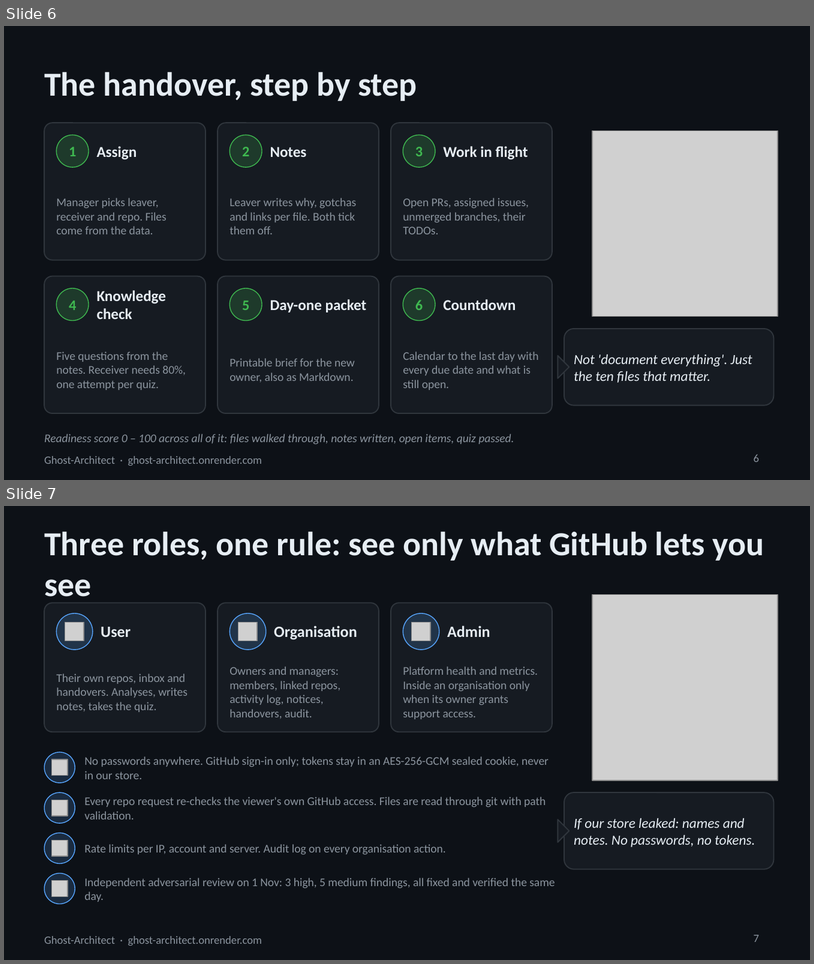
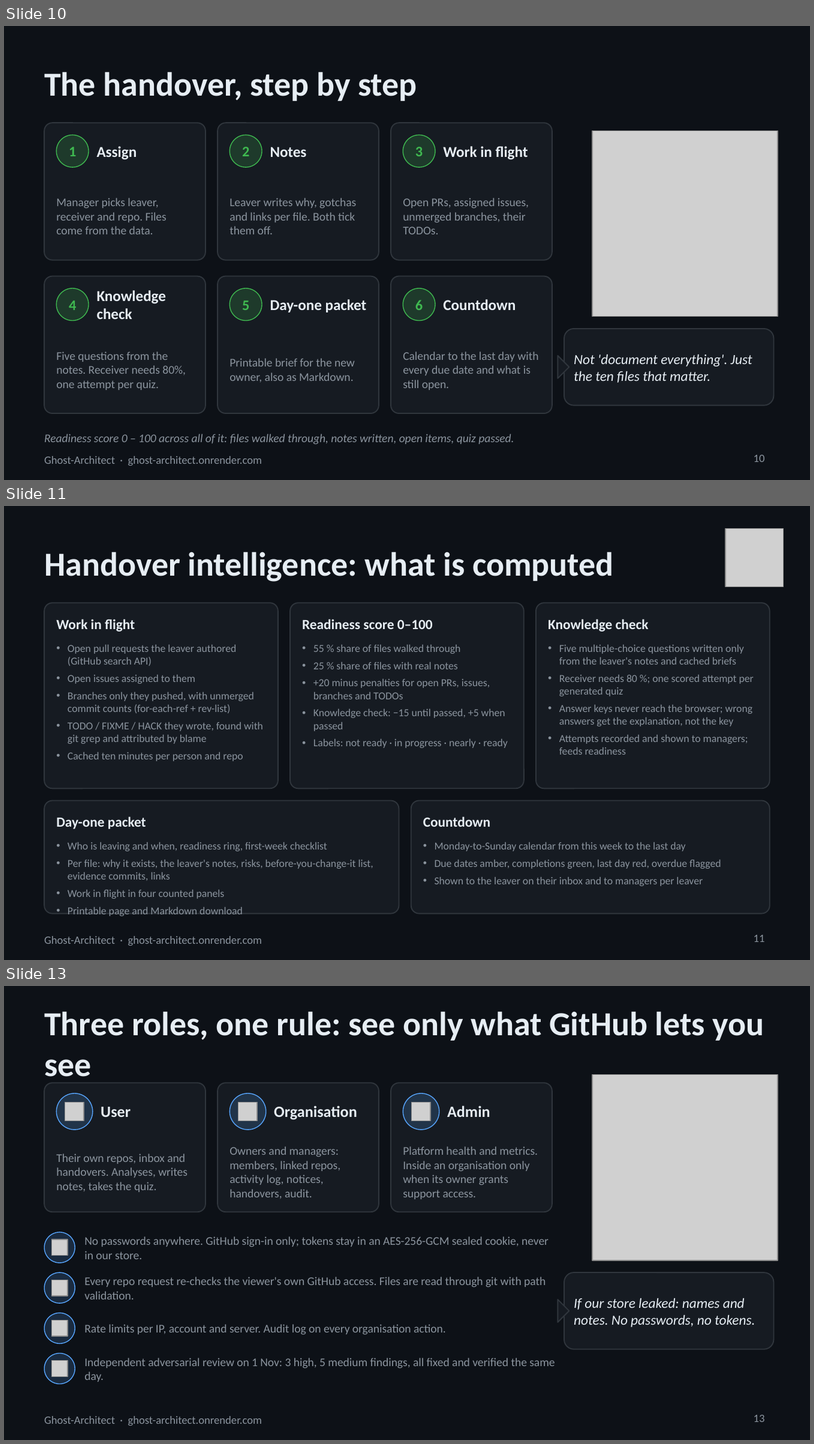
Before and after one commit to yabhinav1/ghost-architect, a slide deck: docs/Ghost-Architect-overview.pptx. Shown one above the other, each under a label of ours: slides 6 and 7 before the commit, slides 10, 11 and 13 after it; the slides between them are not shown. The pictures are 814x964 and 814x1444 pixels, drawn with LibreOffice and Linux fonts; fonts in the diff are those of the drawing; grey boxes stand for pictures. Boxes give left, top, right and bottom in pixels: in the first picture for what was removed or moved away, otherwise in the second. Text is boxed around its words. In the diff, an @@ line names an element or a change of style, - is before the commit and + after.

Commit message:
Deck: 19 slides with architecture, pipeline, explain engine, data model, handover intelligence, permissions matrix, security, email and GitHub actions, deployment and quality

```diff
--- a/docs/Ghost-Architect-overview.pptx
+++ b/docs/Ghost-Architect-overview.pptx
@@ slide 11 added at (4, 506, 810, 960), background #0D1117; not listed: 1 template element that a slide beside it also shows @@
@@ picture added at (726, 529, 784, 586) @@
@@ title added at (44, 552, 614, 582), 30 pt, text #E6EDF3, bold @@
+Handover intelligence: what is computed
@@ rounded rectangle added at (44, 603, 278, 788), fill #161B22, outline #30363D 1 pt @@
@@ rounded rectangle added at (290, 603, 524, 788), fill #161B22, outline #30363D 1 pt @@
@@ rounded rectangle added at (536, 603, 770, 788), fill #161B22, outline #30363D 1 pt @@
@@ text added at (56, 619, 135, 631), 12.5 pt, text #E6EDF3, bold @@
+Work in flight
@@ text added at (302, 619, 433, 629), 12.5 pt, text #E6EDF3, bold @@
+Readiness score 0–100
@@ text added at (548, 619, 649, 631), 12.5 pt, text #E6EDF3, bold @@
+Knowledge check
@@ text added at (68, 645, 263, 761), 9.5 pt, text #8B949E @@
+• Open pull requests the leaver authored (GitHub search API)
+• Open issues assigned to them
+• Branches only they pushed, with unmerged commit counts (for-each-ref + rev-list)
+• TODO / FIXME / HACK they wrote, found with git grep and attributed by blame
+• Cached ten minutes per person and repo
@@ text added at (314, 645, 508, 748), 9.5 pt, text #8B949E @@
+• 55 % share of files walked through
+• 25 % share of files with real notes
+• +20 minus penalties for open PRs, issues, branches and TODOs
+• Knowledge check: −15 until passed, +5 when passed
+• Labels: not ready · in progress · nearly · ready
@@ text added at (560, 645, 754, 754), 9.5 pt, text #8B949E @@
+• Five multiple-choice questions written only from the leaver's notes and cached briefs
+• Receiver needs 80 %; one scored attempt per generated quiz
+• Answer keys never reach the browser; wrong answers get the explanation, not the key
+• Attempts recorded and shown to managers; feeds readiness
@@ rounded rectangle added at (44, 801, 399, 913), fill #161B22, outline #30363D 1 pt @@
@@ rounded rectangle added at (411, 801, 770, 913), fill #161B22, outline #30363D 1 pt @@
@@ text added at (56, 816, 146, 829), 12.5 pt, text #E6EDF3, bold @@
+Day-one packet
@@ text added at (423, 816, 491, 826), 12.5 pt, text #E6EDF3, bold @@
+Countdown
@@ text added at (68, 842, 374, 916), 9.5 pt, text #8B949E @@
+• Who is leaving and when, readiness ring, first-week checklist
+• Per file: why it exists, the leaver's notes, risks, before-you-change-it list, evidence commits, links
+• Work in flight in four counted panels
+• Printable page and Markdown download
@@ text added at (435, 842, 722, 886), 9.5 pt, text #8B949E @@
+• Monday-to-Sunday calendar from this week to the last day
+• Due dates amber, completions green, last day red, overdue flagged
+• Shown to the leaver on their inbox and to managers per leaver
@@ page number added at (754, 934, 765, 942), 10 pt, text #8B949E @@
+11
@@ what was slide 6 is now slide 10 @@
@@ page number at (754, 454, 765, 462): text changed @@
-6
+10
@@ what was slide 7 is now slide 13 @@
@@ page number at (754, 1414, 765, 1422): text changed @@
-7
+13
```
Also in this commit, not shown: 8 other slides added, 1 other file.
